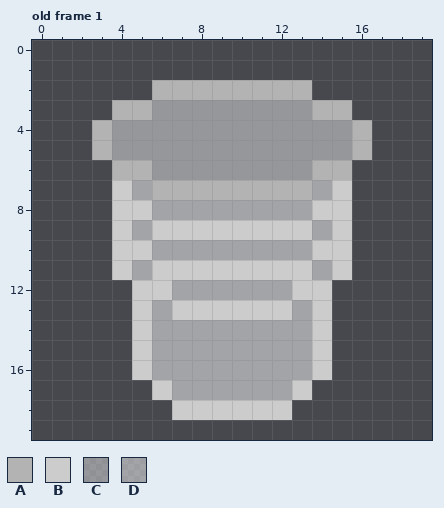
File history of a pixel-art file, Art/Office Pack/HUD/Icons/plastic_cup.ase. The first picture shows the starting point.
20x20 pixels, 1 frame. Shown: old frame 1. The commit also changed other frames, which this record leaves out.
Palette (. is transparent): A #b3b3b3  B #cccccc  C #e6e6e680  D #ffffff80
After the commit:
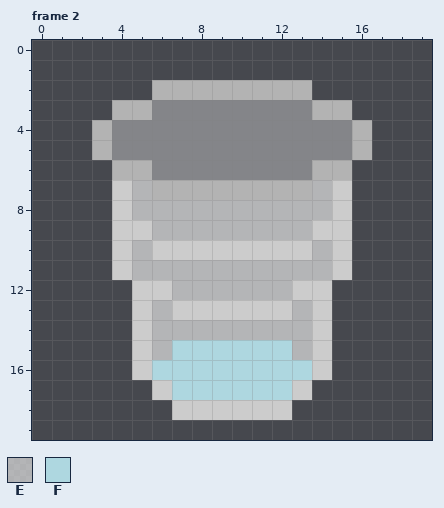
Colours new in this view: E #f6f6f6a0  F #aed7e0
A new or re-ordered frame is compared with the old frame closest to it.
The edit:
frames 1 -> 11
layer "Layer 5" opacity 39% added
layer "Layer 4" added
layer "Layer 1" opacity 50% -> 39%
@@ palette @@
-C #e6e6e680
+C #e6e6e663
--- frame 2 is new; against old frame 1, layers "Layer 3", "Layer 4", "Layer 5"
@@ x 3..16 @@
  6 .AACCCCCCCCAA.
- 7 .BDAAAAAAAADB.
- 8 .BBDDDDDDDDBB.
- 9 .BDBBBBBBBBDB.
-10 .BBDDDDDDDDBB.
-11 .BDBBBBBBBBDB.
-12 ..BBDDDDDDBB..
-13 ..BDBBBBBBDB..
-14 ..BDDDDDDDDB..
-15 ..BDDDDDDDDB..
-16 ..BDDDDDDDDB..
-17 ...BDDDDDDB...
+ 7 .BEAAAAAAAAEB.
+ 8 .BEEEEEEEEEEB.
+ 9 .BBEEEEEEEEBB.
+10 .BEBBBBBBBBEB.
+11 .BEEEEEEEEEEB.
+12 ..BBEEEEEEBB..
+13 ..BEBBBBBBEB..
+14 ..BEEEEEEEEB..
+15 ..BEFFFFFFEB..
+16 ..BFFFFFFFFB..
+17 ...BFFFFFFB...
 18 ....BBBBBB....
Changed places in both pictures, as pixel boxes (x1, y1, x2, y2):
changed: (112, 100, 352, 400)
